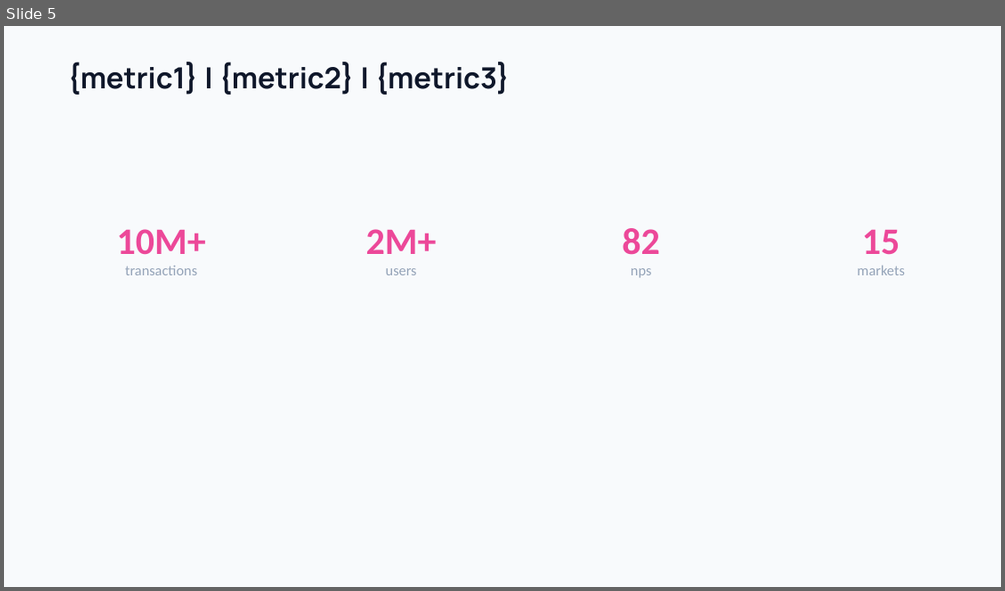
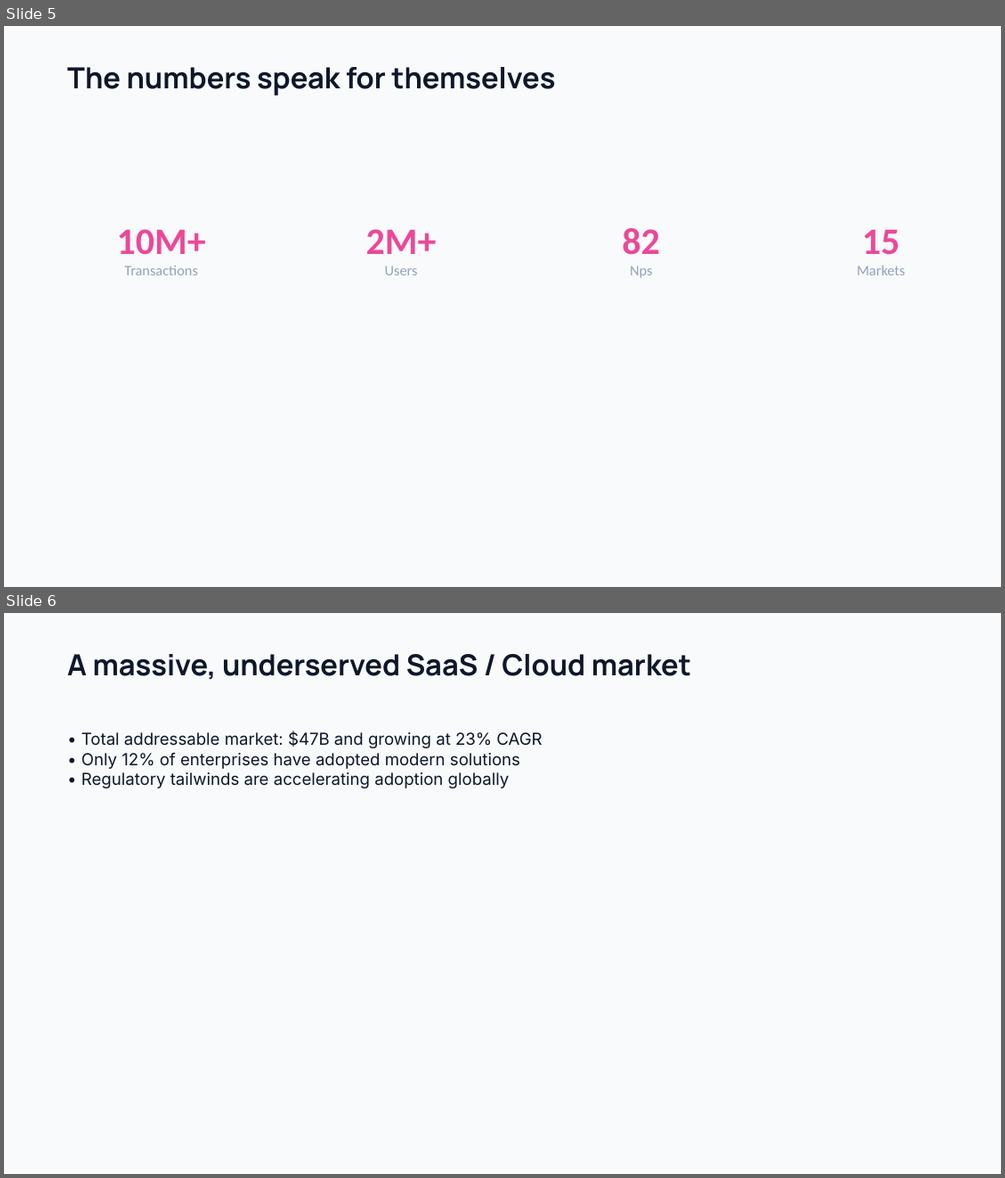
Before and after one commit to sunchaokun/PPT-Design-Skill, a slide deck: examples/04-tech-startup-launch.pptx. Shown one above the other, each under a label of ours: slide 5 before the commit, slides 5 and 6 after it. The pictures are 1005x591 and 1005x1178 pixels, drawn with LibreOffice and Linux fonts; fonts in the diff are those of the drawing. Boxes give left, top, right and bottom in pixels: in the first picture for what was removed or moved away, otherwise in the second. Text is boxed around its words. In the diff, an @@ line names an element or a change of style, - is before the commit and + after.

```diff
--- a/examples/04-tech-startup-launch.pptx
+++ b/examples/04-tech-startup-launch.pptx
@@ slide 6 added at [4, 613, 1001, 1174], background #F8FAFC @@
@@ text added at [67, 654, 691, 680], 28 pt, text #0F172A, bold @@
+A massive, underserved SaaS / Cloud market
@@ text added at [81, 731, 542, 788], 16 pt, text #0F172A @@
+• Total addressable market: $47B and growing at 23% CAGR
+• Only 12% of enterprises have adopted modern solutions
+• Regulatory tailwinds are accelerating adoption globally
@@ slide 5 changed as well @@
@@ text at [67, 67, 555, 95]: text changed @@
-{metric1} | {metric2} | {metric3}
+The numbers speak for themselves
@@ text at [124, 265, 198, 275]: text changed @@
-transactions
+Transactions
@@ text at [385, 265, 418, 275]: text changed @@
-users
+Users
@@ text at [630, 265, 652, 278]: text changed @@
-nps
+Nps
@@ text at [857, 265, 905, 275]: text changed @@
-markets
+Markets
```
Also in this commit, not shown: 2 other slides changed, 8 other slides added, 9 slides removed, 8 other files.
